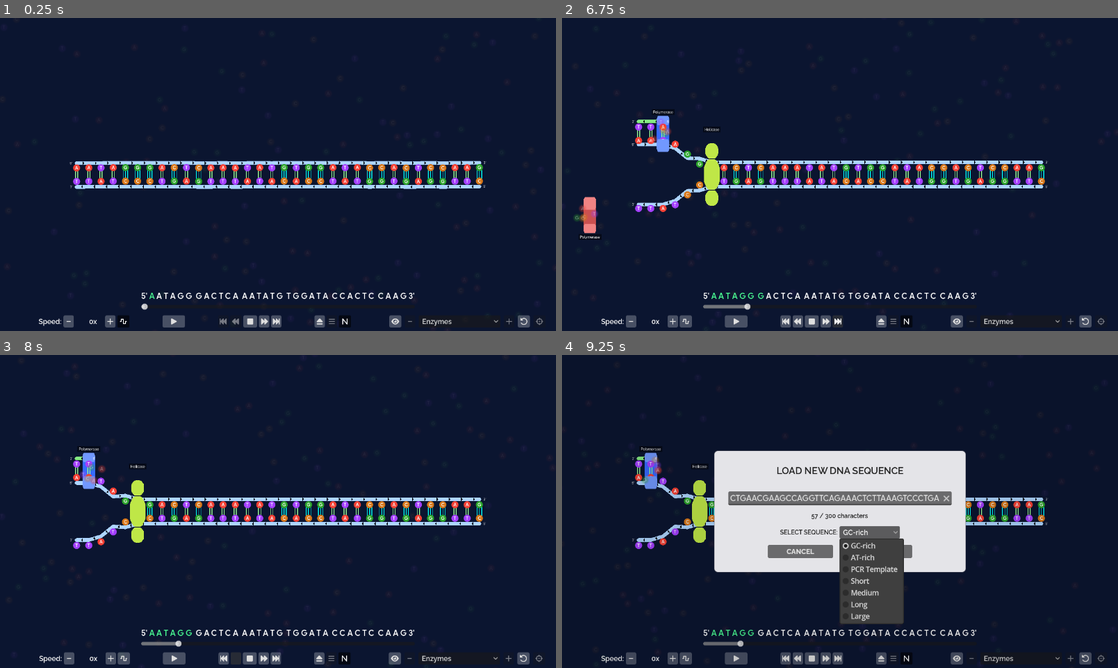
Above: before the commit, frames 1-4 (two rows, left to right).
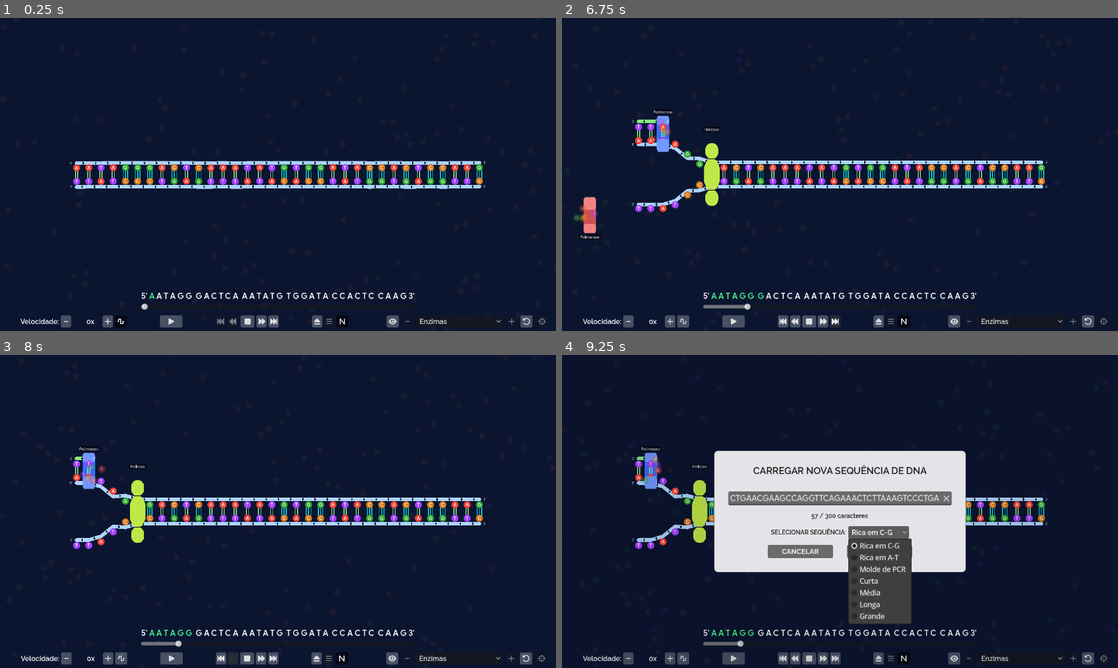
Above: after the commit, the same moments.

Repository: ideatomik/mol-sim
Game: Godot game, scene res://scenes/simulation.tscn
Two runs of this game, one before a commit and one after it. Both use one fixed random seed, a clock stepped at 60 frames per second and the inputs below.
Inputs:
- Up to frame 1 (0.25 s): no input
- Up to frame 2 (6.75 s): click "-" at 0.5 s; click "+" at 1.25 s; click "" at 2 s; click "▶" at 2.75 s; click "⏸" at 3.5 s; click "⏹" at 4.25 s; click "" at 5 s; click "⏮" at 5.75 s; click "⏭" at 6.5 s
- Up to frame 3 (8 s): click "" at 7.25 s
- Up to frame 4 (9.25 s): click "" at 8 s; click "GC-rich" (after the commit: "Rica em C-G") at 8.75 s

The runs differ from the first frame. In frame 1, 0.8% of the frame differs, in the area x 3-99%, y 94-99%; in frame 2, 0.9%; in frame 3, 0.9%; in frame 4, 3.1%, in the area x 3-99%, y 29-99%.

Commit message:
v75.1

Diff:
--- a/localization/ui_strings.csv
+++ b/localization/ui_strings.csv
@@ -6,3 +6,9 @@
 UI_CANCEL_BUTTON,CANCEL,CANCELAR,CANCELAR
 UI_LOAD_BUTTON,LOAD,CARREGAR,CARGAR
 UI_ENZYME_DROPDOWN_PLACEHOLDER,Enzymes,Enzimas,Enzimas
+UI_COMPLEXITY_SETUP_TITLE,COMPLEXITY SETTINGS,CONFIGURAÇÕES DE COMPLEXIDADE,CONFIGURACIÓN DE COMPLEJIDAD
+UI_PRIMASE_TOGGLE_LABEL,Primase (RNA primers),Primase (primers de RNA),Primasa (cebadores de ARN)
+UI_LIGASE_TOGGLE_LABEL,Ligase (seal fragments),Ligase (selar fragmentos),Ligasa (sellar fragmentos)
+UI_POL1_TOGGLE_LABEL,Pol I (primer removal),Pol I (remoção do primer),Pol I (eliminación del cebador)
+UI_CONTINUE_BUTTON,CONTINUE,CONTINUAR,CONTINUAR
+UI_POL1_COMING_SOON,Coming soon — requires Primase and Ligase,Em breve — requer Primase e Ligase,Próximamente — requiere Primasa y Ligasa
--- a/project.godot
+++ b/project.godot
@@ -23,6 +23,7 @@
 
 window/size/viewport_width=1280
 window/size/viewport_height=720
+window/subwindows/embed_subwindows=false
 window/stretch/aspect="expand"
 
 [editor]
@@ -50,8 +51,7 @@
 renderer/rendering_method="gl_compatibility"
 renderer/rendering_method.mobile="gl_compatibility"
 viewport/hdr_2d=true
-anti_aliasing/quality/msaa_2d=3
+anti_aliasing/quality/msaa_2d=1
 anti_aliasing/quality/smaa_edge_detection_threshold=0.02
 anti_aliasing/quality/use_debanding=true
-anti_aliasing/quality/screen_space_aa=2
-anti_aliasing/quality/use_taa=true
+anti_aliasing/quality/screen_space_aa=1
--- a/scenes/simulation.tscn
+++ b/scenes/simulation.tscn
@@ -129,3 +129,6 @@
 sequence_text_synthesized_color = Color(0.28530824, 0.97445637, 0.57307744, 1)
 zoom_height_fit_percentage = 0.5
 zoom_vertical_content_span = 300.0
+zoom_helicase_level3_fit = 0.25
+zoom_leading_level2_fit = 0.25
+zoom_lagging_level2_fit = 0.25
--- a/scripts/locale_manager.gd
+++ b/scripts/locale_manager.gd
@@ -20,7 +20,7 @@
 # unique name enabled (%LocaleManager), so it's reachable the same way.
 # ==========================================
 
-@export var default_locale: String = "en"
+@export var default_locale: String = "pt_BR"
 
 signal locale_changed(new_locale: String)
 
--- a/scripts/old_nitrogen_base.gd
+++ /dev/null
@@ -1,272 +0,0 @@
-extends RigidBody2D
-class_name NitrogenBase
-
-enum State { TEMPLATE, FREE, BOUND }
-
-@export var base_type: String = "A"
-@export var state: State = State.FREE
-
-var is_unzipped: bool = false
-var is_bound: bool = false
-var is_target: bool = false
-var is_on_loop: bool = false # True while positioned along the trombone loop curve (see dna_strand.gd update_peel)
-var loop_normal_angle: float = 0.0 # Outward-normal direction while is_on_loop, used by new_strand_backbone.gd to offset the paired new-strand base
-var was_on_loop: bool = false # Previous-frame is_on_loop, used to detect the loop->finished "push" transition
-var push_tween: Tween = null # Active "push" release tween, if this base just transitioned from loop to finished
-var original_pos: Vector2
-var wobble_speed: float = randf_range(2.0, 4.0)
-var wobble_phase: float = randf() * TAU
-
-var partner_base: NitrogenBase = null
-# REDIRECT MECHANIC: when a polymerase needs this base type and none are
-# organically nearby, it can redirect an existing free base toward itself
-# rather than spawning a new one (cheaper, and avoids unbounded node growth
-# on weak hardware). This biases the Brownian kick direction in
-# _integrate_forces toward redirect_target_pos while active, rather than
-# overriding velocity outright -- so it still looks like normal jittery
-# motion, just nudged toward a destination.
-var is_redirecting: bool = false
-var redirect_target_pos: Vector2 = Vector2.ZERO
-
-const BROWNIAN_STRENGTH: float = 1000.0
-
-const BASE_COLORS = {
-	"A": Color.WHITE,
-	"T": Color.WHITE,
-	"C": Color.WHITE,
-	"G": Color.WHITE
-}
-
-const BASE_FILL = {
-	"A": Color(0.8, 0.2, 0.2),
-	"T": Color(0.2, 0.2, 0.8),
-	"C": Color(0.85, 0.6, 0.1),
-	"G": Color(0.2, 0.8, 0.2)
-}
-
-func _ready():
-	original_pos = position
-	is_target = false
-	scale = Vector2.ONE
-	_apply_appearance()
-	add_to_group("nitrogen_bases")
-
-	# Highlight system registration
-	add_to_group("highlightable")
-	add_to_group("all_bases")
-	add_to_group("base_" + base_type)
-
-	if state == State.FREE:
-		add_to_group("free_nucleotides")
-		var rules = SimulationManager.current_rules
-		var current_speed = rules.get_speed_from_temperature() if rules else 150.0
-		linear_velocity = Vector2.RIGHT.rotated(randf() * TAU) * current_speed
-
-	# Listen for theme changes to update marker colors instantly
-	if ThemeManager:
-		ThemeManager.theme_changed.connect(_on_theme_changed)
-
-func _on_theme_changed():
-	# Only markers need to update their colors when the theme changes
-	if base_type == "5'" or base_type == "3'":
-		_apply_appearance()
-		queue_redraw()
-
-func _draw():
-	# Default base colors
-	var fill = BASE_FILL.get(base_type, Color.GRAY)
-
-	# FIX: Override color if this is a 5' or 3' marker
-	if base_type == "5'" or base_type == "3'":
-		fill = ThemeManager.marker_circle_color if ThemeManager else Color.DARK_GRAY
-
-	draw_circle(Vector2.ZERO, 15, fill)
-
-func _apply_appearance():
-	var label = get_node_or_null("Label")
-	if label:
-		label.text = base_type
-		if not label.label_settings:
-			label.label_settings = LabelSettings.new()
-
-		# FIX: Use ThemeManager colors for markers, keep white for bases
-		if base_type == "5'" or base_type == "3'":
-			label.label_settings.font_color = ThemeManager.marker_font_color if ThemeManager else Color.WHITE
-		else:
-			label.label_settings.font_color = Color.WHITE
-
-func make_template():
-	set("mode", 3)
-	collision_layer = 0
-	collision_mask = 0
-
-func make_bound():
-	set("mode", 3)
-	collision_layer = 0
-	collision_mask = 0
-
-# ==========================================
-# MAIN PROCESS LOOP
-# Handles wobble, target pulsing, and dynamic visibility
-# ==========================================
-func _process(delta):
-	# 1. Handle wobble for template bases, and for BOUND bases EXCEPT
-	# bottom/lagging-strand ones.
-	# POSITION-OWNERSHIP FIX: bound lagging-strand bases have their position
-	# actively driven every frame by new_strand_backbone.gd's
-	# _update_active_fragment_positions() (follows the template partner along
-	# the trombone loop curve). Both scripts writing to `position` in the
-	# same frame caused this wobble write to silently clobber the
-	# curve-follow write, depending on Godot's node processing order -- the
-	# new strand looked flat even though the loop-follow logic was computing
-	# correct curve positions every frame. Bound leading-strand bases aren't
-	# driven by anything else, so they keep their wobble as before.
-	var is_lagging_bound = false
-	if state == State.BOUND and partner_base != null:
-		var parent_strand = partner_base.get_parent()
-		if parent_strand is DnaStrand and not parent_strand.is_top_strand:
-			is_lagging_bound = true
-
-	if (state == State.TEMPLATE and not is_unzipped) or (state == State.BOUND and not is_lagging_bound):
-		var t = Time.get_ticks_msec() / 1000.0
-		var wobble_x = sin(t * wobble_speed + wobble_phase) * 1.5
-		var wobble_y = cos(t * wobble_speed * 0.7 + wobble_phase) * 1.5
-		position = original_pos + Vector2(wobble_x, wobble_y)
-
-	# 2. Handle target pulsing (when enzyme is about to bind)
-	if is_target:
-		var t = Time.get_ticks_msec() / 1000.0
-		var pulse_factor = (sin(t * 8.0) + 1.0) * 0.5
-		var scale_multiplier = 1.0 + (pulse_factor * 0.1)
-		scale = Vector2(scale_multiplier, scale_multiplier)
-	else:
-		scale = Vector2.ONE
-
-	# 3. Dynamic visibility for FREE bases
-	if state == State.FREE:
-		var rules = SimulationManager.current_rules
-		var target_alpha = HighlightManager.HIGHLIGHT_ALPHA # Default: fully visible
-
-		if rules:
-			var is_near_enzyme = false
-
-			# Check distance to active polymerases
-			var polymerases = get_tree().get_nodes_in_group("polymerases")
-			for pol in polymerases:
-				if not pol.is_detaching and position.distance_to(pol.position) < rules.binding_distance:
-					is_near_enzyme = true
-					break
-
-			# Check distance to active primases (if they exist)
-			if not is_near_enzyme:
-				var primases = get_tree().get_nodes_in_group("primases")
-				for prim in primases:
-					if not prim.is_detaching and position.distance_to(prim.position) < rules.binding_distance:
-						is_near_enzyme = true
-						break
-
-			# Determine target alpha based on TWO factors:
-			# 1. Is "Show All Bases" enabled?
-			# 2. Is the base near an enzyme?
-			if not rules.show_all_free_bases and not is_near_enzyme:
-				# "Show All Bases" is OFF and base is NOT near enzyme → fade to dimmed
-				target_alpha = HighlightManager.DIMMED_ALPHA
-			else:
-				# Either "Show All Bases" is ON OR base is near enzyme → stay bright
-				target_alpha = HighlightManager.HIGHLIGHT_ALPHA
-
-		# Fast, smooth alpha tweening
-		modulate.a = lerp(modulate.a, target_alpha, delta * 10.0)
-
-		# Force labels to always stay horizontal
-		rotation = 0
-
-func _integrate_forces(physics_state):
-	if self.state != State.FREE:
-		return
-	var rules = SimulationManager.current_rules
-	if not rules or rules.mode != "DNA Repl":
-		return
-	if not rules.is_running:
-		physics_state.linear_velocity = Vector2.ZERO
-		physics_state.angular_velocity = 0.0
-		return
-
-	var brownian_kick = Vector2(randf_range(-1, 1), randf_range(-1, 1)).normalized() * BROWNIAN_STRENGTH * physics_state.step
-
-	# REDIRECT MECHANIC: bias the kick toward the redirect target instead of
-	# pure random direction, so this base drifts toward the polymerase that
-	# requested it -- still jittery (random kick still applied, just blended
-	# with a directional pull), not a hard velocity override.
-	if is_redirecting:
-		var to_target = (redirect_target_pos - global_position)
-		if to_target.length() > 4.0:
-			var pull = to_target.normalized() * BROWNIAN_STRENGTH * physics_state.step
-			# Raised lerp weight from 0.7 to 0.85 for a more direct approach
-			# now that we're relying on this path more (faster throttle).
-			brownian_kick = brownian_kick.lerp(pull, 0.85)
-		else:
-			is_redirecting = false
-
-	physics_state.linear_velocity += brownian_kick
-
-	var max_speed = rules.get_speed_from_temperature() if rules else 150.0
-	if physics_state.linear_velocity.length() > max_speed:
-		physics_state.linear_velocity = physics_state.linear_velocity.normalized() * max_speed
-
-func _physics_process(delta):
-	if self.state != State.FREE:
-		return
-	var rules = SimulationManager.current_rules
-	if not rules or rules.mode != "DNA Repl":
-		return
-
-	var polymerases = get_tree().get_nodes_in_group("polymerases")
-	for pol in polymerases:
-		if pol.is_waiting_for_binding and position.distance_to(pol.position) < rules.binding_distance:
-			pol.request_binding(self)
-			return
-
-func start_redirect(target_pos: Vector2):
-	# REDIRECT MECHANIC: called by a polymerase that needs this base type and
-	# found none nearby organically. This base will drift (biased Brownian
-	# motion, see _integrate_forces) toward target_pos instead of pure
-	# random wander, until close enough or it gets consumed/redirected
-	# elsewhere.
-	is_redirecting = true
-	redirect_target_pos = target_pos
-
-func reject():
-	var rules = SimulationManager.current_rules
-	var base_speed = rules.get_speed_from_temperature() if rules else 150.0
-	var bounce_speed = base_speed * 2.0
-
-	var tween = create_tween()
-	tween.tween_property(self, "modulate", Color.RED, 0.1)
-	tween.tween_property(self, "modulate", Color.WHITE, 0.1)
-
-	linear_velocity = linear_velocity.normalized() * bounce_speed
-
-func finalize_bind(final_pos: Vector2):
-	var rules = SimulationManager.current_rules
-	self.state = State.BOUND
-	make_bound()
-	is_target = false
-	scale = Vector2.ONE
-	remove_from_group("free_nucleotides")
-	linear_velocity = Vector2.ZERO
-	angular_velocity = 0.0
-	freeze = true
-
-	var tween = create_tween()
-	tween.tween_property(self, "rotation", 0.0, 0.15).set_ease(Tween.EASE_OUT)
-	original_pos = final_pos
-	tween.parallel().tween_property(self, "modulate", Color(0.8, 1.0, 0.4), 0.15)
-	tween.tween_property(self, "modulate", Color.WHITE, 0.15)
-
-	queue_redraw()
-
-func fade_and_free():
-	var tween = create_tween()
-	tween.tween_property(self, "modulate:a", 0.0, 0.5)
-	tween.finished.connect(queue_free)
--- /dev/null
+++ b/scripts/trailer.gd
@@ -0,0 +1,158 @@
+extends Node
+
+# ==========================================
+# trailer.gd
+# Scripted camera director for teaser/trailer capture.
+#
+# PLACEMENT: add as a child node anywhere inside simulation.tscn's tree
+# (e.g. directly under "root", as a sibling of ZoomManager). It resolves
+# %ZoomManager the same way replication_manager.gd / zoom_manager.gd itself
+# do (unique-name lookup, works from anywhere in the owning scene), and
+# resolves the simulation root via `simulation_path` (defaults to "..").
+#
+# DESIGN: rides the existing ZoomManager target system (register_target /
+# select_target / is_target_visible) rather than hand-rolling camera framing
+# — those frame-provider Callables already recompute live against the
+# current viewport size each call, so running the project at 1080x1920 for
+# a capture session reframes every shot correctly with zero extra work here.
+#
+# Everything below is @export-tunable from the Inspector — no code edits
+# needed between takes. With autostart on, just hit Play on this scene.
+# ==========================================
+
+@export_group("Window")
+@export var force_vertical_window: bool = true
+@export var window_size: Vector2i = Vector2i(1080, 1920)
+
+@export_group("Sequence")
+@export var simulation_path: NodePath = NodePath("..")
+@export var sequence_length: int = 34
+@export var fixed_sequence: String = ""  # leave empty to randomize a fresh one each take
+
+@export_group("Playback Speed")
+@export var helicase_speed_multiplier: float = 1.0  # forwarded to helicase_mgr.set_speed()
+
+@export_group("Shot List — Enzyme Follow")
+@export var enzyme_targets: Array[String] = ["helicase", "leading_polymerase", "lagging_polymerase"]
+@export var level2_hold: float = 1.5       # regional-context hold, per target
+@export var push_to_level3: bool = true    # brief tight close-in after level2_hold
+@export var level3_hold: float = 1.0
+@export var visibility_timeout: float = 6.0  # give up waiting on a target after this long
+
+@export_group("Shot List — Wide + Scrub")
+@export var wide_shot_hold: float = 1.5
+@export var scrub_pass_count: int = 2
+@export var scrub_pass_duration: float = 2.0
+@export var scrub_range: Vector2 = Vector2(0.0, 1.0)
+
+@export_group("Control")
+@export var autostart: bool = true
+@export var trigger_key: Key = KEY_P  # press this key in-game to start the sequence on demand
+@export var loop: bool = false
+
+var _sim: Node = null
+var _zoom_mgr: Node = null
+var _running: bool = false
+var _sim_ready: bool = false  # true once simulation_initialized has fired at least once
+
+func _ready() -> void:
+	if force_vertical_window:
+		get_window().mode = Window.MODE_WINDOWED  # Maximized/Fullscreen would otherwise override .size below
+		get_window().size = window_size
+
+	_sim = get_node_or_null(simulation_path)
+	if _sim == null or not ("initialize_simulation" in _sim):
+		push_error("trailer.gd: simulation_path (%s) doesn't point at simulation.gd — check node placement." % simulation_path)
+		return
+
+	_zoom_mgr = get_node_or_null("%ZoomManager")
+	if _zoom_mgr == null:
+		push_error("trailer.gd: %ZoomManager not found in this scene.")
+		return
+
+	# One-shot: simulation_initialized fires at the end of the FIRST
+	# initialize_simulation() call (in simulation.gd's own _ready()), which
+	# runs after this node's _ready() since children ready before parents —
+	# guarantees register_target() has already happened before _sim_ready
+	# flips true, whether the sequence starts via autostart or the trigger key.
+	if not _sim.simulation_initialized.is_connected(_on_first_sim_ready):
+		_sim.simulation_initialized.connect(_on_first_sim_ready, CONNECT_ONE_SHOT)
+
+func _on_first_sim_ready(_total_bases: int) -> void:
+	_sim_ready = true
+	if autostart:
+		call_deferred("run")
+
+func _unhandled_input(event: InputEvent) -> void:
+	if event is InputEventKey and event.pressed and not event.echo and event.keycode == trigger_key:
+		if _sim_ready and not _running:
+			run()
+
+func run() -> void:
+	if _running:
+		return
+	_running = true
+	_play_sequence()
+
+func _play_sequence() -> void:
+	while true:
+		await _run_one_take()
+		if not loop:
+			break
+	_running = false
+
+func _run_one_take() -> void:
+	# 1. Load a fresh sequence for this take.
+	if fixed_sequence != "":
+		_sim.initialize_simulation(fixed_sequence)
+	else:
+		_sim.dna_sequence.randomize_sequence(sequence_length)
+		_sim.initialize_simulation(_sim.dna_sequence._to_string())
+
+	_zoom_mgr.reset_zoom_instant()
+
+	if _sim.helicase_mgr != null:
+		_sim.helicase_mgr.set_speed(helicase_speed_multiplier)
+
+	# 2. Start playback — toggle_play() handles the intro fade/slide and
+	# kicks off SWEEPING once the intro tween completes.
+	_sim.toggle_play()
+
+	# 3. Follow each enzyme in turn.
+	for target_id in enzyme_targets:
+		await _hold_on_target(target_id)
+
+	# 4. Zoom out to the wide shot.
+	_zoom_mgr.reset_zoom()
+	await get_tree().create_timer(wide_shot_hold).timeout
+
+	# 5. Scrub back and forth across the finished strand.
+	for i in range(scrub_pass_count):
+		var from_p: float = scrub_range.x if i % 2 == 0 else scrub_range.y
+		var to_p: float = scrub_range.y if i % 2 == 0 else scrub_range.x
+		await _scrub_between(from_p, to_p, scrub_pass_duration)
+
+func _hold_on_target(target_id: String) -> void:
+	var waited := 0.0
+	while not _zoom_mgr.is_target_visible(target_id) and waited < visibility_timeout:
+		await get_tree().create_timer(0.1).timeout
+		waited += 0.1
+	if not _zoom_mgr.is_target_visible(target_id):
+		return  # never showed up in time — skip rather than hang the take forever
+
+	_zoom_mgr.select_target(target_id)  # jumps to the target's entry level (2)
+	await get_tree().create_timer(level2_hold).timeout
+
+	if push_to_level3:
+		_zoom_mgr.set_zoom_level(3)
+		await get_tree().create_timer(level3_hold).timeout
+
+func _scrub_between(from_p: float, to_p: float, duration: float) -> void:
+	# scrub_to() itself is instant/discrete — tween a progress float across
+	# it via tween_method for a smooth scrub-back-and-forth read.
+	if not _sim.manual_override:
+		_sim.toggle_play()  # pause live playback so scrub takes full control
+	var tw := create_tween()
+	tw.tween_method(_sim.scrub_to, from_p, to_p, duration)\
+		.set_trans(Tween.TRANS_SINE).set_ease(Tween.EASE_IN_OUT)
+	await tw.finished
--- a/test/HelicaseTest.tscn
+++ /dev/null
@@ -1,6 +0,0 @@
-[gd_scene format=3 uid="uid://uj045vxdbflq"]
-
-[ext_resource type="Script" uid="uid://yig2ugn0mdhq" path="res://scripts/helicase_ring_test.gd" id="1_157dp"]
-
-[node name="HelicaseTest" type="Node2D" unique_id=1748158470]
-script = ExtResource("1_157dp")
--- a/test/NewPolymeraseTest.tscn
+++ /dev/null
@@ -1,6 +0,0 @@
-[gd_scene format=3 uid="uid://be7x40o1s7p46"]
-
-[ext_resource type="Script" uid="uid://b3uomqwnfvxtf" path="res://scripts/polymerase_clamp_test.gd" id="1_5ggs7"]
-
-[node name="NewPolymeraseTest" type="Node2D" unique_id=744220885]
-script = ExtResource("1_5ggs7")
--- a/test/testUI.tscn
+++ /dev/null
@@ -1,22 +0,0 @@
-[gd_scene format=3 uid="uid://citdl58015kqk"]
-
-[ext_resource type="FontFile" uid="uid://by38ghdbmtxbf" path="res://fonts/Gyrotrope-Bold.otf" id="1_ab3u4"]
-
-[node name="TestUi" type="Control" unique_id=186982173]
-layout_mode = 3
-anchors_preset = 15
-anchor_right = 1.0
-anchor_bottom = 1.0
-grow_horizontal = 2
-grow_vertical = 2
-size_flags_horizontal = 2
-size_flags_vertical = 2
-
-[node name="RichTextLabel" type="RichTextLabel" parent="." unique_id=428665822]
-clip_contents = false
-layout_mode = 0
-offset_right = 200.0
-offset_bottom = 40.0
-theme_override_fonts/bold_font = ExtResource("1_ab3u4")
-text = "Polimerase"
-fit_content = true
Not shown, changed: export_presets.cfg
Not shown, removed: scripts/old_nitrogen_base.gd.uid
Not shown, added: scripts/trailer.gd.uid
Not shown, changed: DESIGN.md
Not shown, removed: test/NewPolymeraseTest.tscn30920565.tmp
Not shown, removed: test/NewPolymeraseTest.tscn61845709892.tmp
Not shown, removed: test/rail_train_test.tscn8743521042.tmp
